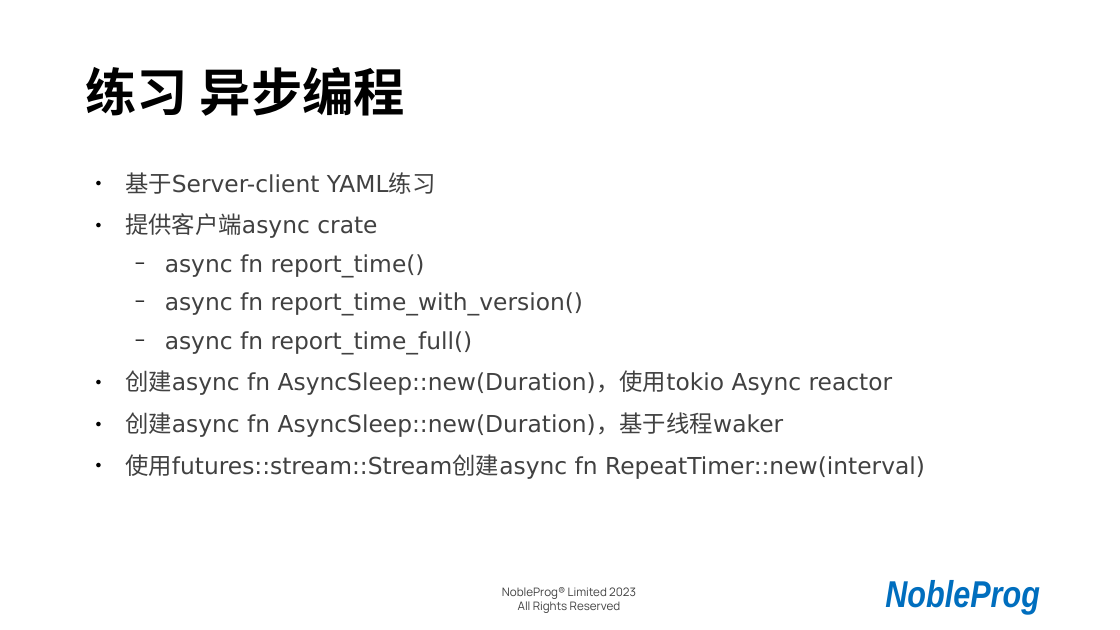
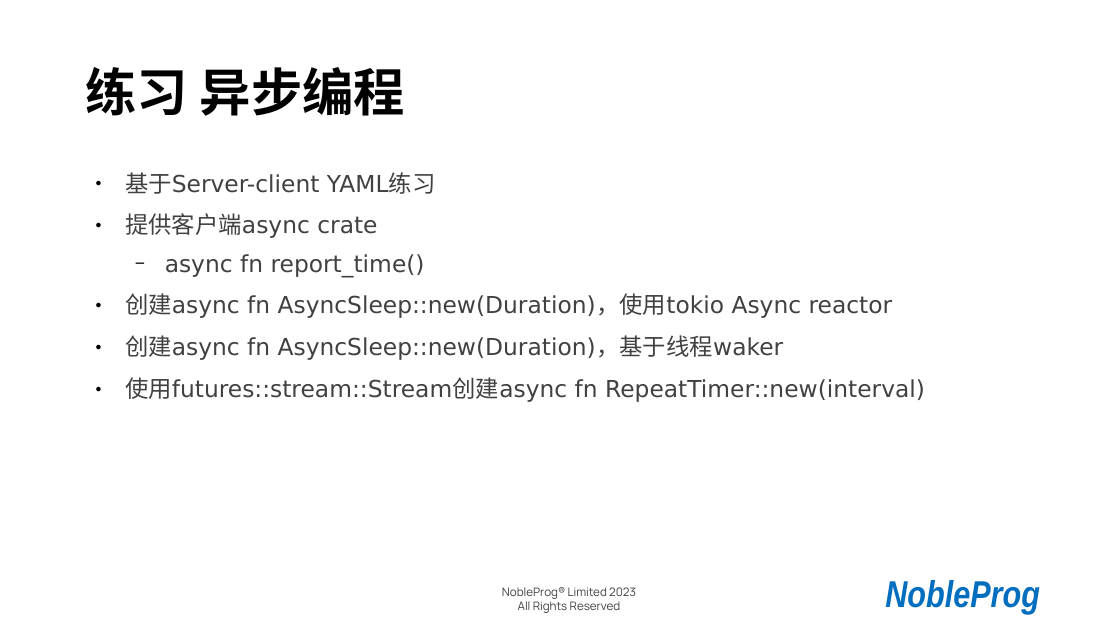
Before and after one commit to cathay4t/rust_training_2023_shanghai, a slide deck: slide 30 of presentation.odp. Drawn at 1120x630 pixels with LibreOffice and Linux fonts; fonts in the diff are those of the drawing; background and template pictures are left out. Boxes give left, top, right and bottom in pixels: in the first picture for what was removed or moved away, otherwise in the second. Text is boxed around its words. In the diff, an @@ line names an element or a change of style, - is before the commit and + after.

```diff
--- a/presentation.odp
+++ b/presentation.odp
@@ text at [165,292,584,354]: paragraphs removed @@
-  − async fn report_time_with_version()
-  − async fn report_time_full()
```
Also in this commit, not shown: 42 other files.
